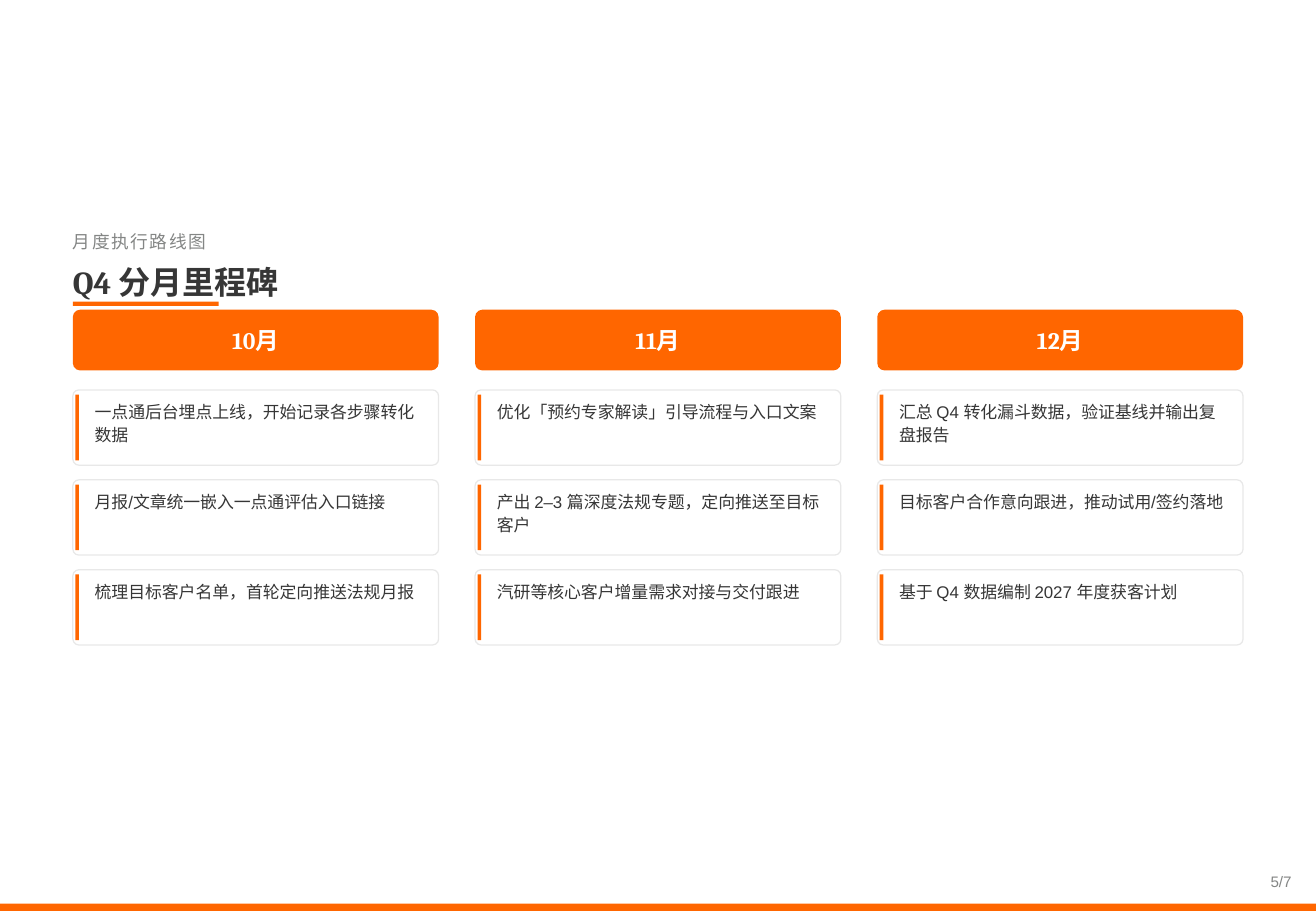
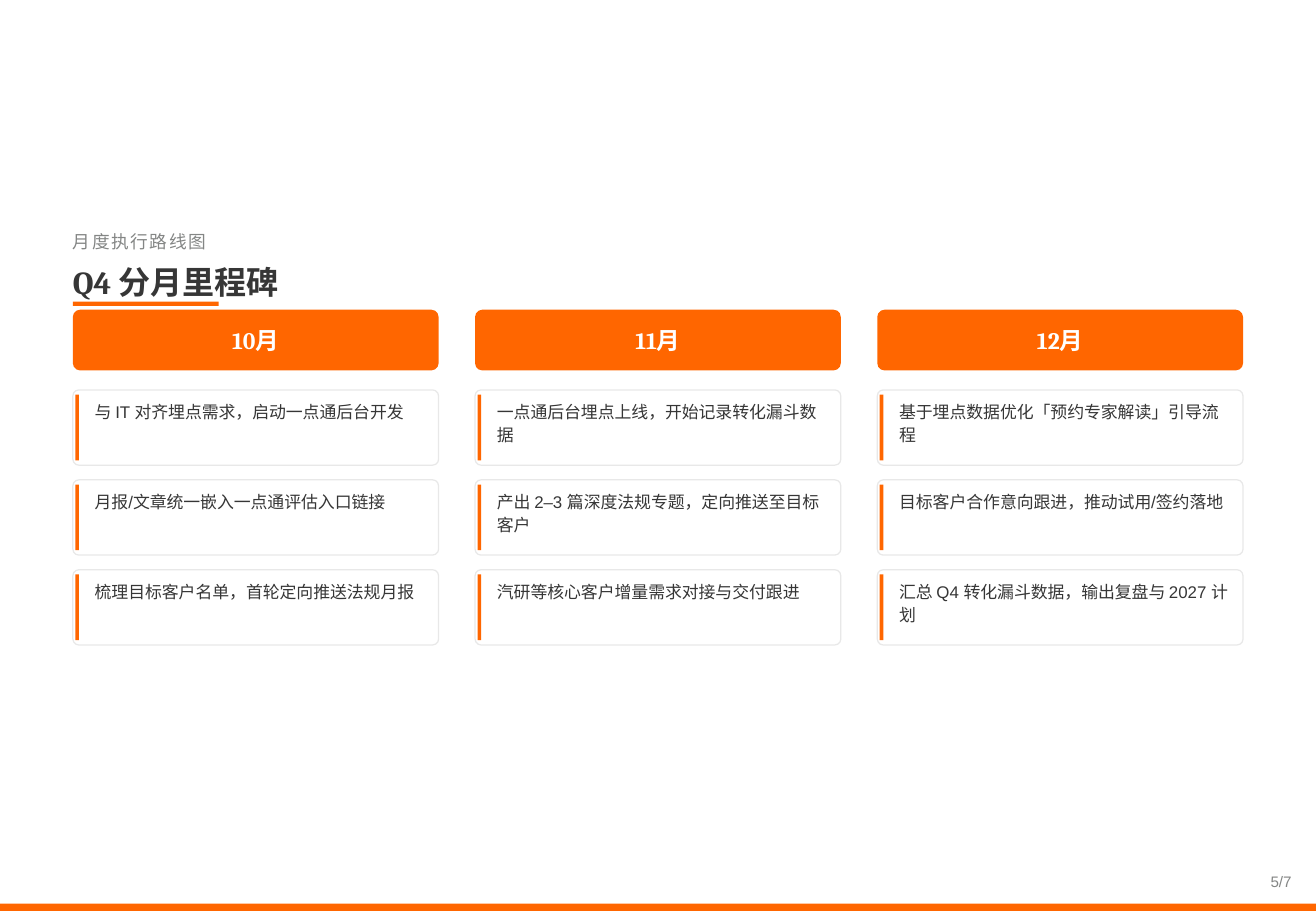
Before and after one commit to zhenghannah1228-boop/Auto-Reg-Monitor, a slide deck: slide 5 of 汽车板块Q4推广计划.pptx. Drawn at 1316x911 pixels with LibreOffice and Linux fonts; fonts in the diff are those of the drawing; background and template pictures are left out. Boxes give left, top, right and bottom in pixels: in the first picture for what was removed or moved away, otherwise in the second. Text is boxed around its words. In the diff, an @@ line names an element or a change of style, - is before the commit and + after.

```diff
--- a/汽车板块Q4推广计划.pptx
+++ b/汽车板块Q4推广计划.pptx
@@ text at [95,404,404,420]: text changed @@
-一点通后台埋点上线，开始记录各步骤转化数据
+与 IT 对齐埋点需求，启动一点通后台开发
@@ text at [497,403,817,443]: text changed @@
-优化「预约专家解读」引导流程与入口文案
+一点通后台埋点上线，开始记录转化漏斗数据
@@ text at [899,403,1219,443]: text changed @@
-汇总 Q4 转化漏斗数据，验证基线并输出复盘报告
+基于埋点数据优化「预约专家解读」引导流程
@@ text at [899,583,1228,623]: text changed @@
-基于 Q4 数据编制 2027 年度获客计划
+汇总 Q4 转化漏斗数据，输出复盘与 2027 计划
```
Also in this commit, not shown: 1 other slide changed.
